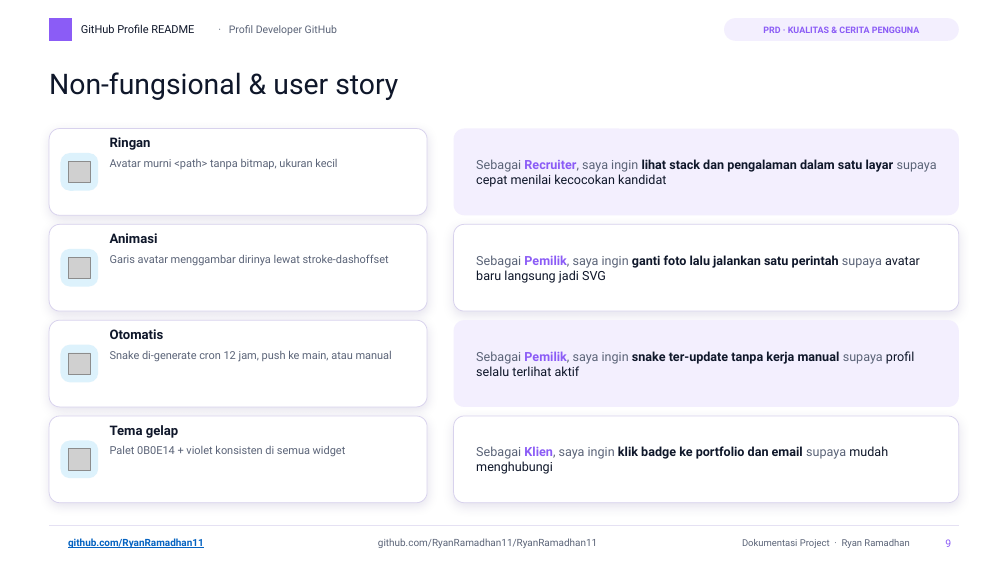
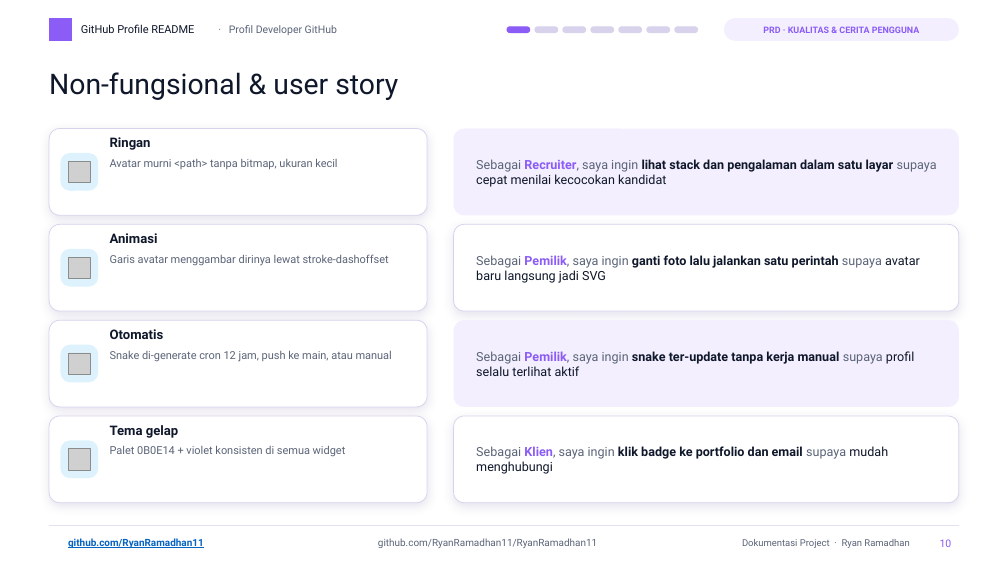
Before and after one commit to RyanRamadhan11/RyanRamadhan11, a slide deck: slide 10 of docs/presentasi/ryanramadhan11-dokumentasi.pptx (slide 9 before the commit). Drawn at 1008x567 pixels with LibreOffice and Linux fonts; fonts in the diff are those of the drawing; grey boxes stand for pictures; background and template pictures are left out. Boxes give left, top, right and bottom in pixels: in the first picture for what was removed or moved away, otherwise in the second. Text is boxed around its words. In the diff, an @@ line names an element or a change of style, - is before the commit and + after.

```diff
--- a/docs/presentasi/ryanramadhan11-dokumentasi.pptx
+++ b/docs/presentasi/ryanramadhan11-dokumentasi.pptx
@@ rounded rectangle added at [507,26,530,32], fill #8B5CF6, outline #8B5CF6 1 pt @@
@@ rounded rectangle added at [535,26,558,32], fill #D8D2ED, outline #D8D2ED 1 pt @@
@@ rounded rectangle added at [563,26,586,32], fill #D8D2ED, outline #D8D2ED 1 pt @@
@@ rounded rectangle added at [591,26,614,32], fill #D8D2ED, outline #D8D2ED 1 pt @@
@@ rounded rectangle added at [619,26,642,32], fill #D8D2ED, outline #D8D2ED 1 pt @@
@@ rounded rectangle added at [647,26,670,32], fill #D8D2ED, outline #D8D2ED 1 pt @@
@@ rounded rectangle added at [675,26,698,32], fill #D8D2ED, outline #D8D2ED 1 pt @@
@@ page number at [940,539,952,547]: text changed @@
-9
+10
```
Also in this commit, not shown: 22 other slides changed, 2 slides added, 3 other files.
